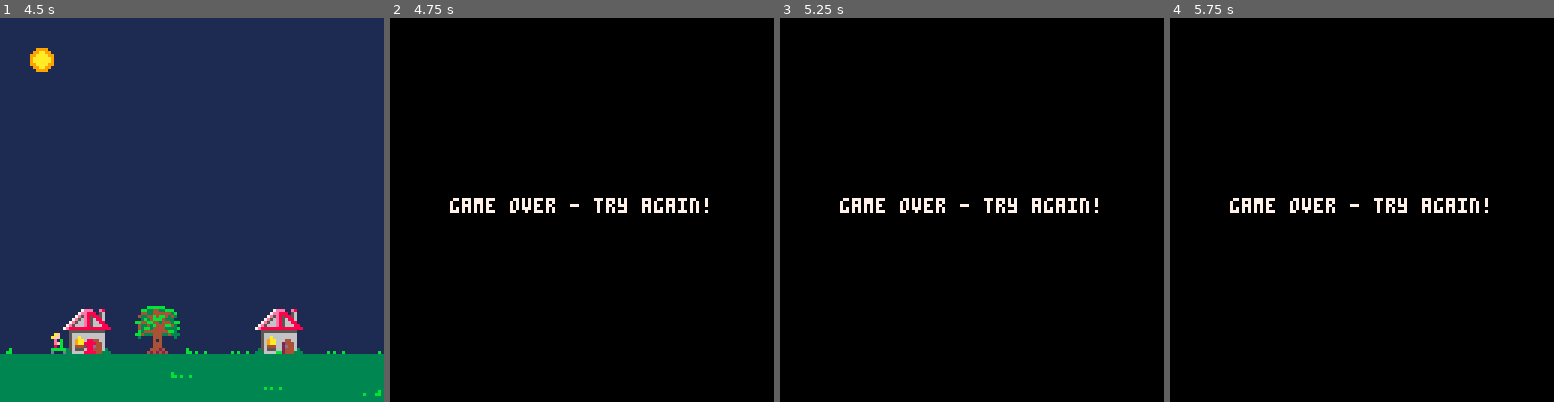
Above: before the commit, frames 1-4 (left to right).
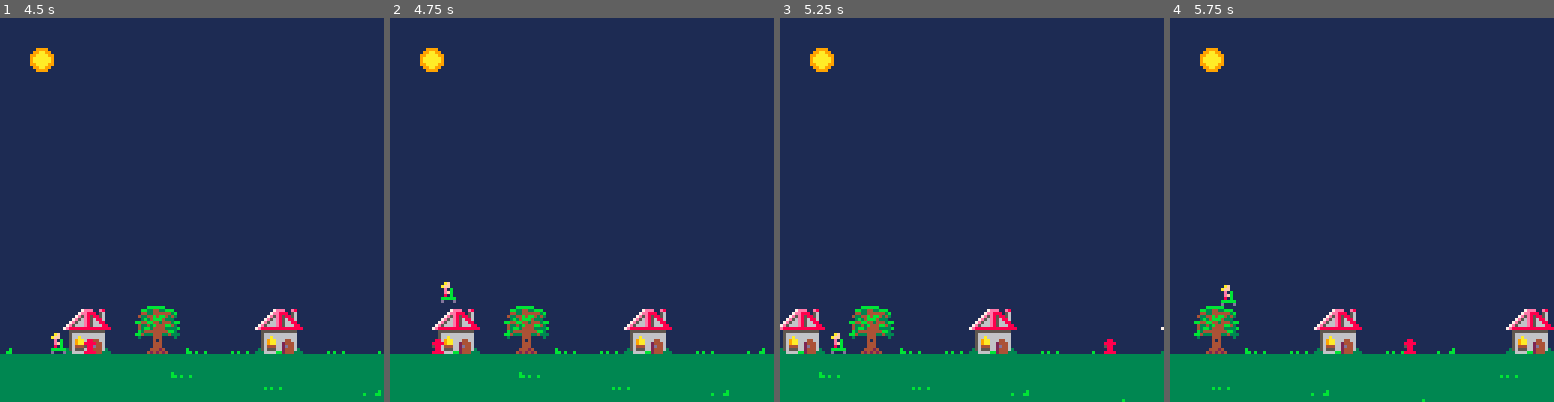
Above: after the commit, the same moments.

Repository: Dads-Games/rainbowriders
Game: PICO-8 cartridge rainbowriders.p8
Two runs of this game, one before a commit and one after it. Both use one fixed random seed, a clock stepped at 60 frames per second and the inputs below.
Inputs:
- Up to frame 1 (4.5 s): tap O (Z key) at 0.7, 1.7, 2.1, 2.5, 2.9, 3.3, 3.7, 4.1 s; hold Right 1.6-2.1 s; hold Right 2.47-3.03 s; hold Left 3.08-3.58 s; hold Right from 4.02 s (still down)
- Up to frame 2 (4.75 s): tap O (Z key) at 4.5 s; release Right at 4.68 s
- Up to frame 3 (5.25 s): tap O (Z key) at 4.9 s; hold Left from 5.08 s (still down)
- Up to frame 4 (5.75 s): tap O (Z key) at 5.3, 5.7 s; release Left at 5.68 s

Frame 1 is identical in both runs. In frame 2, 100% of the frame differs, in the area x 0-100%, y 0-100%; in frame 3, 100%; in frame 4, 100%.

Commit message:
fix: updating collision detection

Diff:
--- a/rainbowriders.p8
+++ b/rainbowriders.p8
@@ -9,8 +9,11 @@
     jump_strength = -4,
     gravity = 0.4,
     on_ground = true,
-    sprite = 1 -- Default sprite index
+    sprite = 1,
+    width = 6, -- Tighter collision box width
+    height = 6 -- Tighter collision box height
 }
+
 debug_mode = false
 obstacles = {}
 spawn_timer = 0
@@ -19,9 +22,9 @@
 char_select_screen = false
 game_over = false
 game_over_timer = 0
-game_over_delay = 60 -- 1 second (60 frames per second)
+game_over_delay = 60
 background_x = 0
-background_y = 96--84
+background_y = 96
 clouds = {}
 cloud_timer = 0
 cloud_interval = 120
@@ -39,7 +42,6 @@
 
 function _update()
     if title_screen then
-        -- Cycle through colors
         color_timer = color_timer + 1
         if color_timer > color_interval then
             color_timer = 0
@@ -49,27 +51,22 @@
             end
         end
         game_over_timer = 0
-        -- Move to character select screen
+
         if btnp(4) then
             title_screen = false
             char_select_screen = true
         end
     elseif char_select_screen then
-        -- Character selection input
-        if btnp(0) then
-            selected_char = max(1, selected_char - 1)
-        elseif btnp(1) then
-            selected_char = min(#char_names, selected_char + 1)
-        end
-
-        -- Confirm selection and start game
+        if btnp(0) then       selected_char = max(1, selected_char - 1)
+        elseif btnp(1) then   selected_char = min(#char_names, selected_char + 1)
+        end
+
         if btnp(4) then
             player.sprite = selected_char
             char_select_screen = false
             music(0, 0, 0)
         end
     elseif game_over then
-        -- Increment game over timer
         game_over_timer = game_over_timer + 1
         if game_over_timer > game_over_delay then
             title_screen = true
@@ -77,34 +74,29 @@
         end
     else
         if not game_over then
-            -- Player jump
             if btnp(4) and player.on_ground then
                 sfx(4)
                 player.dy = player.jump_strength
                 player.on_ground = false
             end
 
-            -- Apply gravity
             player.dy = player.dy + player.gravity
             player.y = player.y + player.dy
 
-            -- Prevent player from falling off screen
             if player.y > 104 then
                 player.y = 104
                 player.dy = 0
                 player.on_ground = true
             end
 
-            -- Spawn obstacles
             spawn_timer = spawn_timer + 1
             if spawn_timer > spawn_interval + rnd(180) then
                 spawn_timer = 0
                 if not debug_mode then
-                    add(obstacles, {x = 128, y = 104, width = 8, height = flr(rnd(8) + 16), sprite = flr(rnd(12)) + 192})
+                    add(obstacles, {x = 128, y = 104, width = 6, height = flr(rnd(8) + 14), sprite = flr(rnd(12)) + 192})
                 end
             end
 
-            -- Update obstacles
             for obstacle in all(obstacles) do
                 obstacle.x = obstacle.x - 2
                 if obstacle.x < -obstacle.width then
@@ -112,22 +104,20 @@
                 end
             end
 
-            -- Check for collisions
             for obstacle in all(obstacles) do
-                if player.x < obstacle.x + obstacle.width and
-                   player.x + 8 > obstacle.x and
-                   player.y < obstacle.y + obstacle.height and
-                   player.y + 8 > obstacle.y then
+                if player.x + (8-player.width) < obstacle.x + obstacle.width and
+                   player.x + player.width > obstacle.x and
+                   player.y + (8-player.height) < obstacle.y + obstacle.height and
+                   player.y + player.height > obstacle.y
+                then
                     music(1, 0, 0)
                     game_over = true
                     del(obstacles, obstacle)
                 end
             end
 
-            -- Update background
             background_x = (background_x - 1) % 128
 
-            -- Update clouds
             cloud_timer = cloud_timer + 1
             if cloud_timer > cloud_interval then
                 cloud_timer = 0
@@ -140,9 +130,8 @@
                 end
             end
 
-            -- Update grass
             if (background_x % 16) == 0 then
-                add(grass, {x = 128, y = 110 + rnd(15) , sprite = flr(rnd(3)) + 69})
+                add(grass, {x = 128, y = 110 + rnd(15), sprite = flr(rnd(3)) + 69})
             end
             for blade in all(grass) do
                 blade.x = blade.x - 2
@@ -168,35 +157,24 @@
 end
 
 function draw_game_screen()
-    -- Draw sky
     rectfill(0, 0, 127, 127, 1)
-    -- Draw map as background
     map(0, 0, background_x, background_y, 16, 16)
     map(0, 0, background_x - 128, background_y, 16, 16)
 
-
-    -- Dimming effect
-    --fillp(0b0101011101110010.1) -- 50% fill pattern
-    --rectfill(0, 0, 127, 127 ) -- Color 0 (black) with fill pattern
-    --fillp() -- Reset fill pattern
-
-    --Draw sun
     spr(96, 10, 10)
 
-    -- Draw clouds
     for cloud in all(clouds) do
         spr(cloud.sprite, cloud.x, cloud.y)
     end
-    -- Draw background
+
     rectfill(background_x, 112, background_x + 128, 128, 3)
     rectfill(background_x - 128, 112, background_x, 128, 3)
-    -- Draw grass
+
     for blade in all(grass) do
         spr(blade.sprite, blade.x, blade.y)
     end
-    -- Draw player
+
     spr(player.sprite, player.x, player.y)
-    -- Draw obstacles
     for obstacle in all(obstacles) do
         spr(obstacle.sprite, obstacle.x, obstacle.y)
     end
@@ -226,17 +204,19 @@
         local x = 5 + (i - 1) * 22
         local y = 40
         if i == selected_char then
-            rect(x - 2, y - 2, x + 10, y + 10, 7) -- Highlight selected character
+            rect(x - 2, y - 2, x + 10, y + 10, 7)
         end
         spr(i, x, y)
     end
-    print(char_names[selected_char], 50, 65, 7) -- Display character name
+    print(char_names[selected_char], 50, 65, 7)
     print("press left or right", 20, 90, 7)
     print("then start to confirm", 30, 100, 7)
 end
+
 function nothing()
    nothing = "█▒🐱⬇️░✽●♥☉웃⌂⬅️😐♪🅾️◆…➡️★⧗⬆️ˇ∧❎▤▥"
 end
+
 
 __gfx__
 000000000000000000000000000000000000000000000000004f0000000000000000000000000000000000000000000000000000000000000000000000000000
Not shown, added: .gitignore
